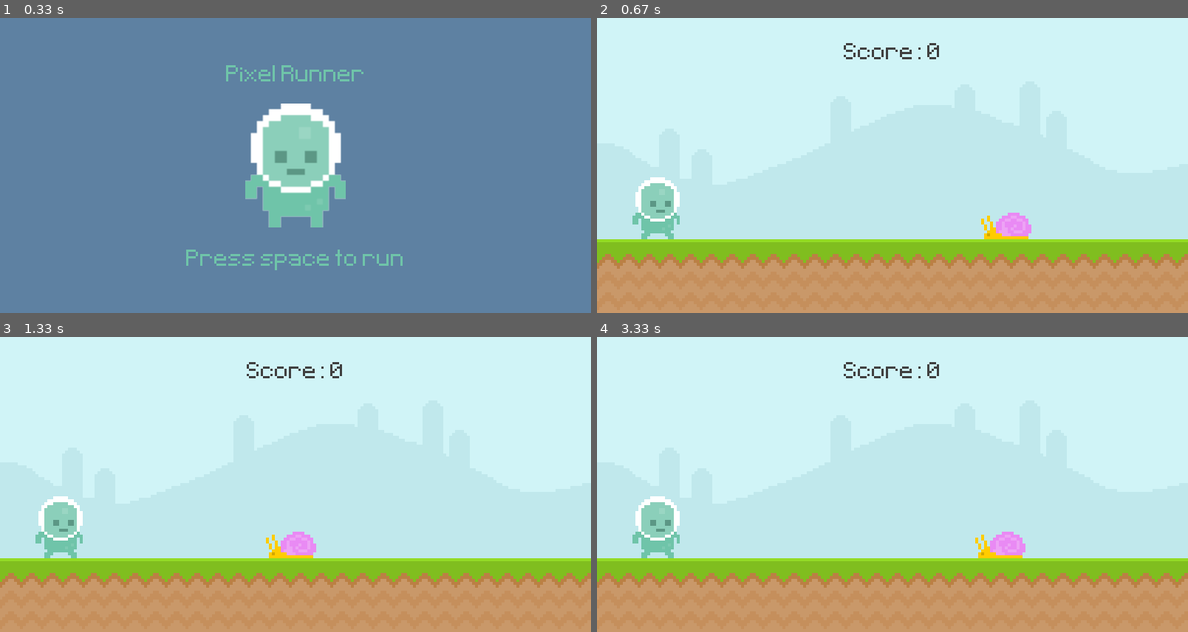
Above: before the commit, frames 1-4 (two rows, left to right).
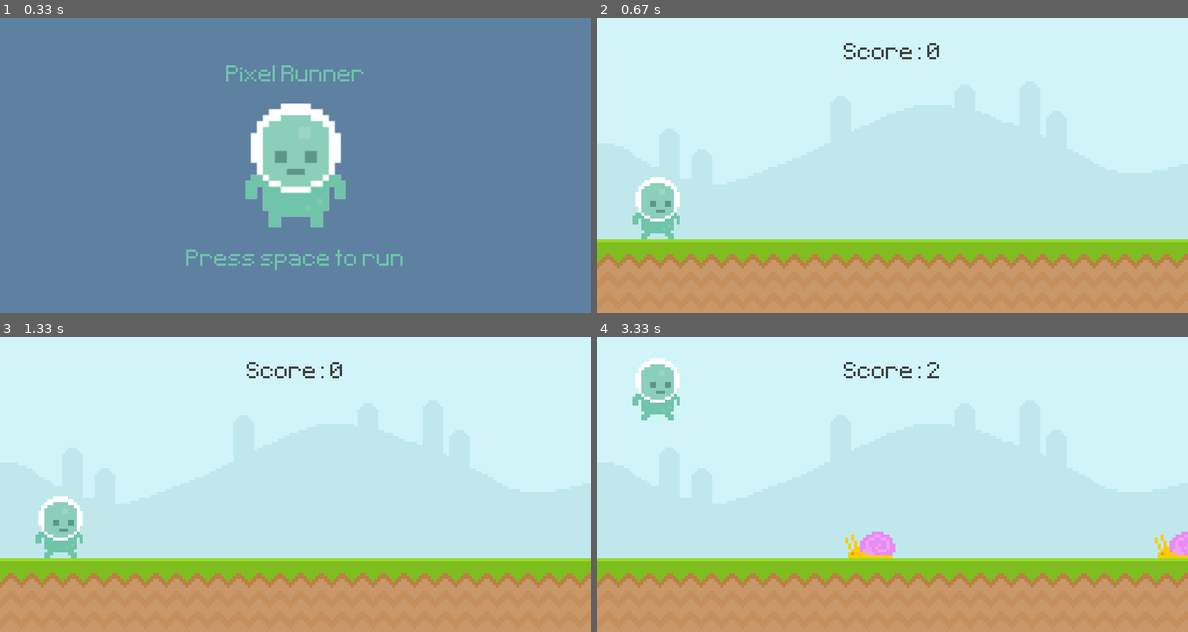
Above: after the commit, the same moments.

Repository: CasacoVermelho/pygame-project01
Game: pygame game, started from main.py
Two runs of this game, one before a commit and one after it. Both use one fixed random seed, a clock stepped at 60 frames per second and the inputs below.
Inputs:
- Up to frame 1 (0.33 s): no input
- Up to frame 2 (0.67 s): tap Space at 0.33 s
- Up to frame 3 (1.33 s): tap Space at 0.67, 1.07 s
- Up to frame 4 (3.33 s): tap Space at 1.37, 1.9, 2.2, 2.97 s

Frame 1 is identical in both runs. In frame 2, 0.6% of the frame differs, in the area x 65-74%, y 66-75%; in frame 3, 0.6%; in frame 4, 4.0%, in the area x 6-100%, y 7-75%.

Commit message:
upgraded enemy spawn logic

Diff:
--- a/main.py
+++ b/main.py
@@ -1,5 +1,6 @@
 import pygame
 from sys import exit
+from random import randint
 
 def display_score():
 	current_time = pygame.time.get_ticks() - start_time
@@ -7,6 +8,27 @@
 	score_rect = score_surf.get_rect(center = (400,50))
 	screen.blit(score_surf,score_rect)
 	return int(current_time/1000)
+
+def obstacle_movement(obstacle_list):
+	if obstacle_list:
+		for obstacle_rect in obstacle_list:
+			obstacle_rect.x -= 5
+
+			if obstacle_rect.bottom == 300:
+				screen.blit(snail_surf,obstacle_rect)
+			else:
+				screen.blit(fly_surf,obstacle_rect)
+
+		obstacle_list = [obstacle for obstacle in obstacle_list if obstacle.x > -100]
+
+		return obstacle_list
+	else: return []
+
+def collisions(player,obstacles):
+	if obstacles:
+		for obstacle_rect in obstacles:
+			if player.colliderect(obstacle_rect): return False
+	return True
 
 pygame.init()
 screen = pygame.display.set_mode((800,400))
@@ -23,8 +45,12 @@
 # score_surf = test_font.render('My game', False, (64,64,64))
 # score_rect = score_surf.get_rect(center = (400,50))
 
+# Obstacles
 snail_surf = pygame.image.load('graphics/snail/snail1.png').convert_alpha()
-snail_rect = snail_surf.get_rect(bottomright = (600,300))
+fly_surf = pygame.image.load('graphics/fly/fly1.png').convert_alpha()
+
+obstacle_rect_list = []
+
 
 player_surf = pygame.image.load('graphics/player/player_walk_1.png').convert_alpha()
 player_rect = player_surf.get_rect(midbottom = (80,300))
@@ -41,11 +67,16 @@
 game_message = test_font.render('Press space to run',False,(111,196,169))
 game_message_rect = game_message.get_rect(center = (400,330))
 
+#Timer
+obstacle_timer = pygame.USEREVENT + 1
+pygame.time.set_timer(obstacle_timer,1500)
+
 while True:
 	for event in pygame.event.get():
 		if event.type == pygame.QUIT:
 			pygame.quit()
 			exit()
+
 		if game_active:
 			if event.type == pygame.MOUSEBUTTONDOWN:
 				if player_rect.collidepoint(event.pos) and player_rect.bottom >= 300:
@@ -54,9 +85,14 @@
 			if event.type == pygame.KEYDOWN:
 				if event.key == pygame.K_SPACE and player_rect.bottom >= 300:
 					player_gravity = -20
+
+			if event.type == obstacle_timer:
+				if randint(0,2):
+					obstacle_rect_list.append(snail_surf.get_rect(bottomright = (randint(900,1100),300)))
+				else:
+					obstacle_rect_list.append(fly_surf.get_rect(bottomright = (randint(900,1100),210)))
 		else:
 			if event.type == pygame.KEYDOWN and event.key == pygame.K_SPACE:
-				snail_rect.left = 600
 				game_active = True
 				start_time = pygame.time.get_ticks()
 
@@ -68,9 +104,9 @@
 		# screen.blit(score_surf,score_rect)
 		score = display_score()
 
-		snail_rect.x -= 4
-		if snail_rect.right < 0: snail_rect.left = 800
-		screen.blit(snail_surf,snail_rect)
+		# snail_rect.x -= 4
+		# if snail_rect.right < 0: snail_rect.left = 800
+		# screen.blit(snail_surf,snail_rect)
 
 		# Player
 		player_gravity += 1
@@ -78,12 +114,18 @@
 		if player_rect.bottom >= 300: player_rect.bottom = 300
 		screen.blit(player_surf,player_rect)
 
+		# Obstacle movement
+		obstacle_rect_list = obstacle_movement(obstacle_rect_list)
+
 		#collision
-		if snail_rect.colliderect(player_rect):
-			game_active = False
+		game_active = collisions(player_rect,obstacle_rect_list)
+
 	else:
 		screen.fill((94,129,162))
 		screen.blit(player_stand ,player_stand_rect)
+		obstacle_rect_list.clear()
+		player_rect.midbottom = (80,300)
+		player_gravity = 0
 
 		score_message = test_font.render(f'Your score: {score}',False,(111,196,169))
 		score_message_rect = score_message.get_rect(center = (400,330))
